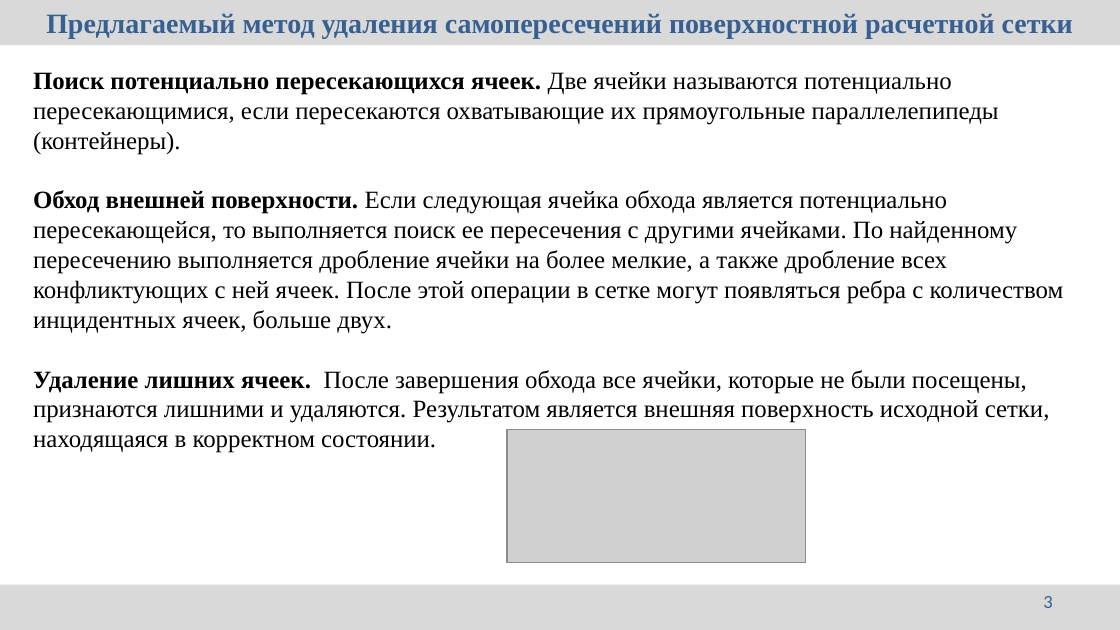
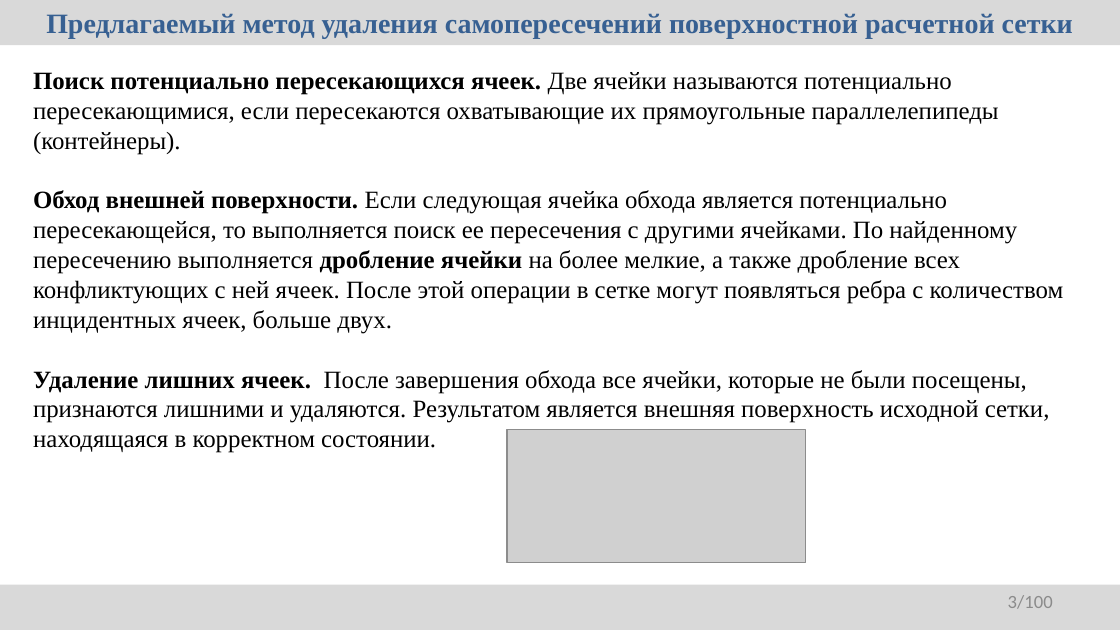
Before and after one commit to r-aax/phd, a slide deck: slide 3 of presentation/2025-10-20/rybakov.pptx. Drawn at 1120x630 pixels with LibreOffice and Linux fonts; fonts in the diff are those of the drawing; grey boxes stand for pictures. Boxes give left, top, right and bottom in pixels: in the first picture for what was removed or moved away, otherwise in the second. Text is boxed around its words. In the diff, an @@ line names an element or a change of style, - is before the commit and + after.

```diff
--- a/presentation/2025-10-20/rybakov.pptx
+++ b/presentation/2025-10-20/rybakov.pptx
@@ text at <box>33,190,1064,334</box>: bold on in "дробление ячейки" @@
@@ page number at <box>1008,595,1053,609</box>: text changed; text colour #376092 to #8C8C8C @@
-3
+3/100
```
Also in this commit, not shown: 1 other slide changed, 2 slides added, 6 other files.
